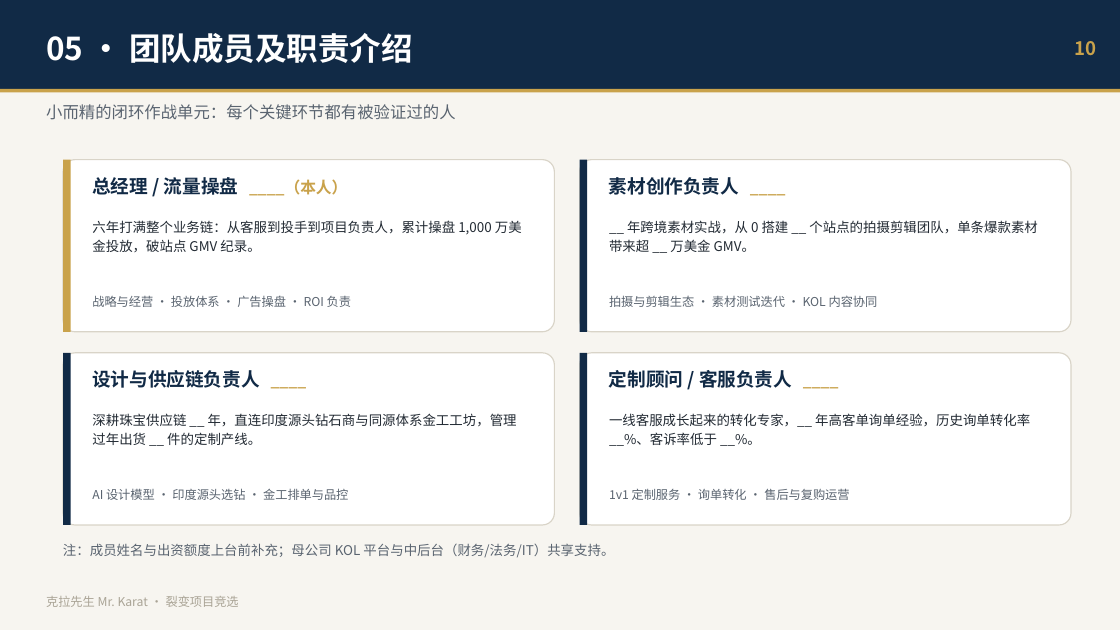
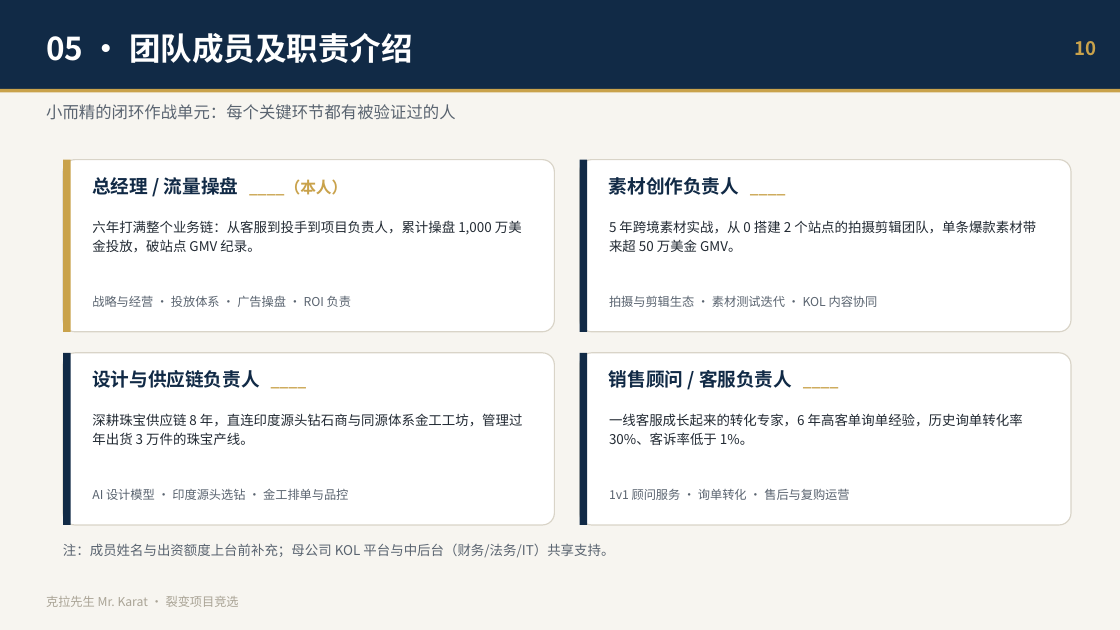
Before and after one commit to devlee/ma, a slide deck: slide 10 of ppt/克拉先生_裂变项目总经理竞选PPT.pptx. Drawn at 1120x630 pixels with LibreOffice and Linux fonts; fonts in the diff are those of the drawing. Boxes give left, top, right and bottom in pixels: in the first picture for what was removed or moved away, otherwise in the second. Text is boxed around its words. In the diff, an @@ line names an element or a change of style, - is before the commit and + after.

```diff
--- a/ppt/克拉先生_裂变项目总经理竞选PPT.pptx
+++ b/ppt/克拉先生_裂变项目总经理竞选PPT.pptx
@@ text at <box>609,220,1036,252</box>: text changed @@
-__ 年跨境素材实战，从 0 搭建 __ 个站点的拍摄剪辑团队，单条爆款素材带来超 __ 万美金 GMV。
+5 年跨境素材实战，从 0 搭建 2 个站点的拍摄剪辑团队，单条爆款素材带来超 50 万美金 GMV。
@@ text at <box>609,370,792,388</box>: text changed @@
-定制顾问 / 客服负责人 ____
+销售顾问 / 客服负责人 ____
@@ text at <box>92,413,523,445</box>: text changed @@
-深耕珠宝供应链 __ 年，直连印度源头钻石商与同源体系金工工坊，管理过年出货 __ 件的定制产线。
+深耕珠宝供应链 8 年，直连印度源头钻石商与同源体系金工工坊，管理过年出货 3 万件的珠宝产线。
@@ text at <box>609,413,1023,445</box>: text changed @@
-一线客服成长起来的转化专家，__ 年高客单询单经验，历史询单转化率 __%、客诉率低于 __%。
+一线客服成长起来的转化专家，6 年高客单询单经验，历史询单转化率 30%、客诉率低于 1%。
@@ text at <box>609,488,849,500</box>: text changed @@
-1v1 定制服务 · 询单转化 · 售后与复购运营
+1v1 顾问服务 · 询单转化 · 售后与复购运营
```
Also in this commit, not shown: 5 other slides changed, 4 other files.
